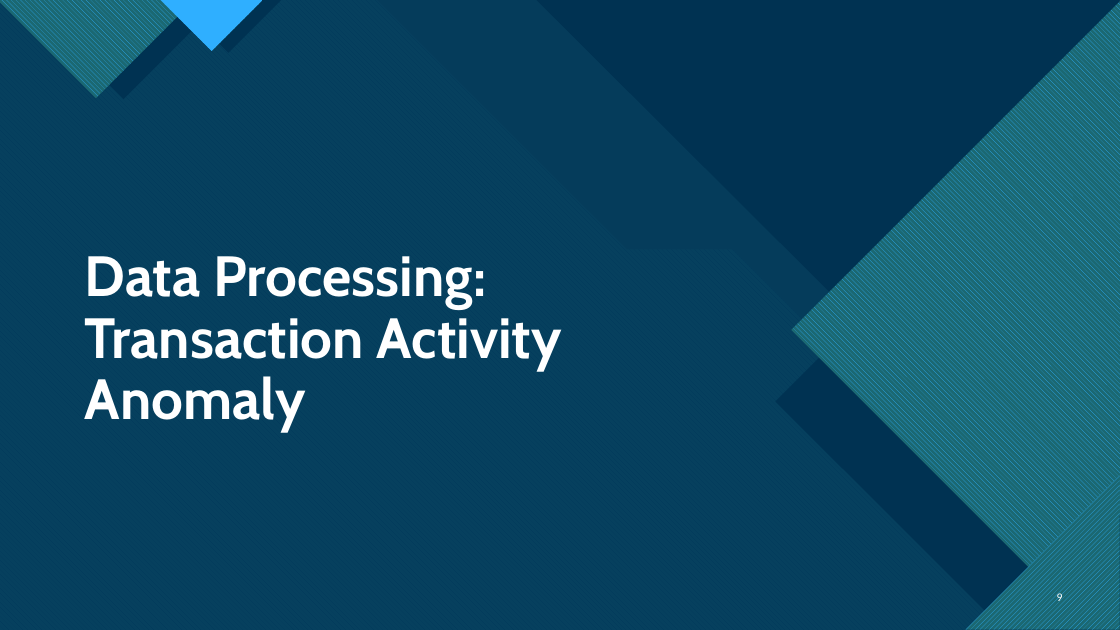
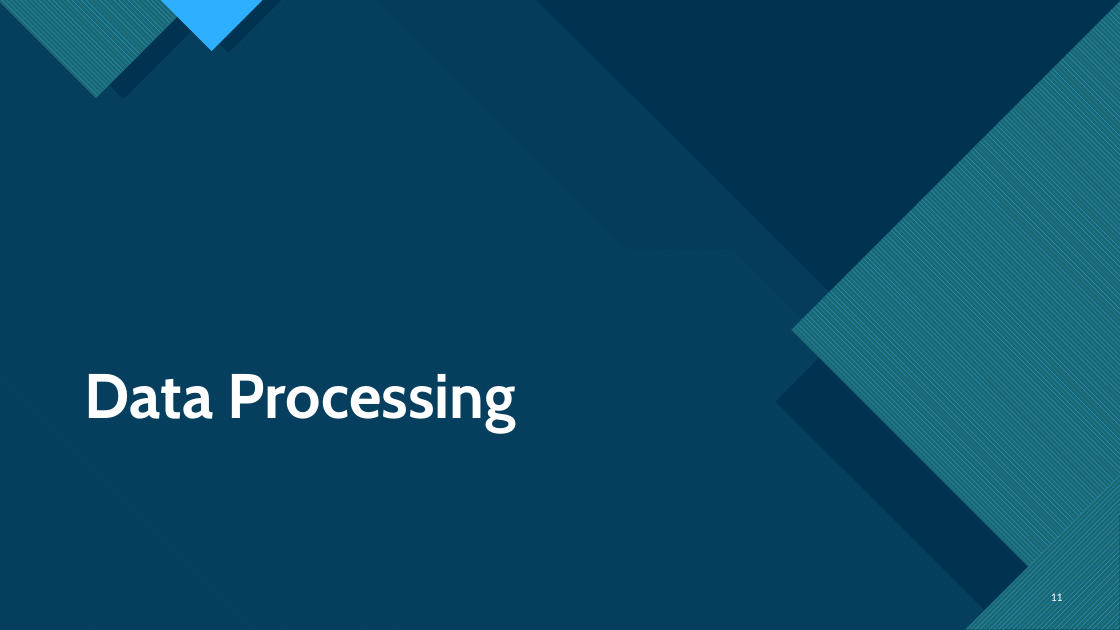
Before and after one commit to HGuo90s/fraud-detection, a slide deck: slide 11 of Fraud Detection.pptx (slide 9 before the commit). Drawn at 1120x630 pixels with LibreOffice and Linux fonts; fonts in the diff are those of the drawing. Boxes give left, top, right and bottom in pixels: in the first picture for what was removed or moved away, otherwise in the second. Text is boxed around its words. In the diff, an @@ line names an element or a change of style, - is before the commit and + after.

```diff
--- a/Fraud Detection.pptx
+++ b/Fraud Detection.pptx
@@ title at (x1=85, y1=374, x2=517, y2=432): text changed; size 48.6 to 54 pt @@
-Data Processing:
-Transaction Activity Anomaly
+Data Processing
@@ page number at (x1=1051, y1=593, x2=1063, y2=604): text changed @@
-9
+11
```
Also in this commit, not shown: 4 other slides changed, 9 slides added, 1 slide removed, 1 other file.
